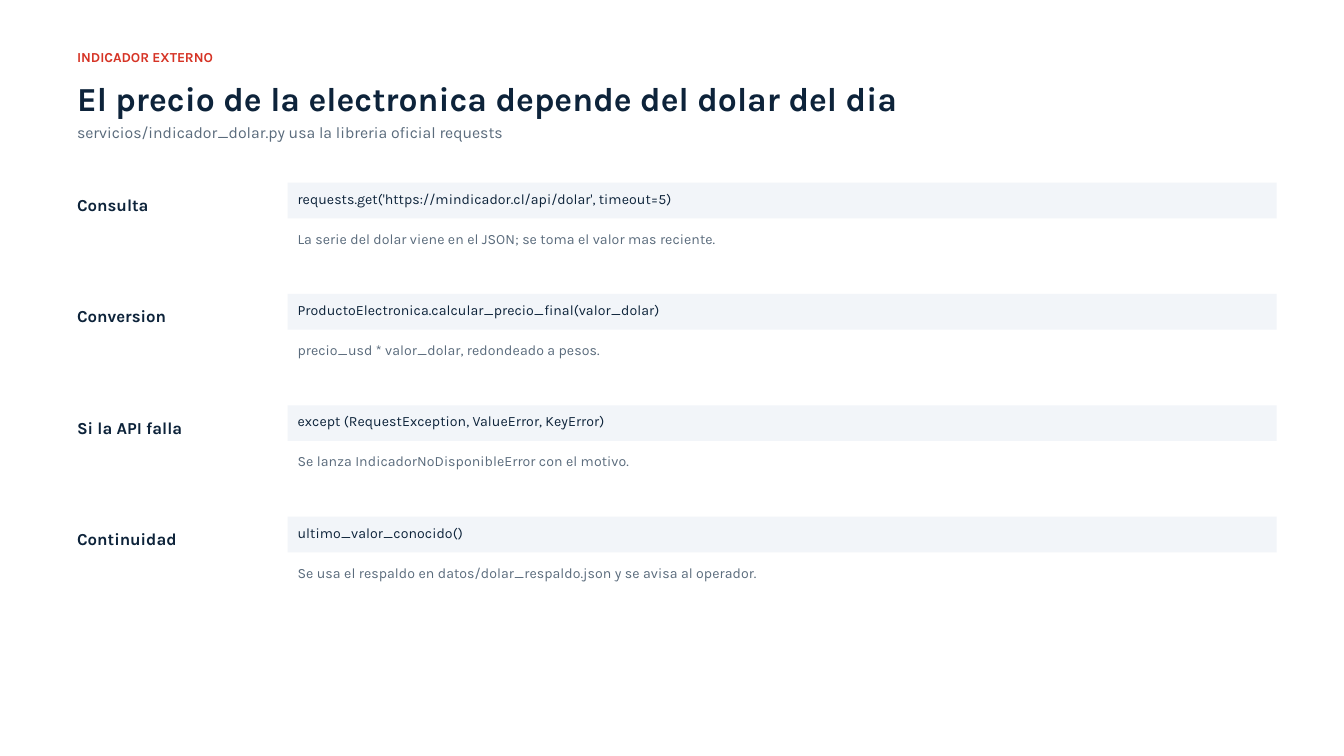
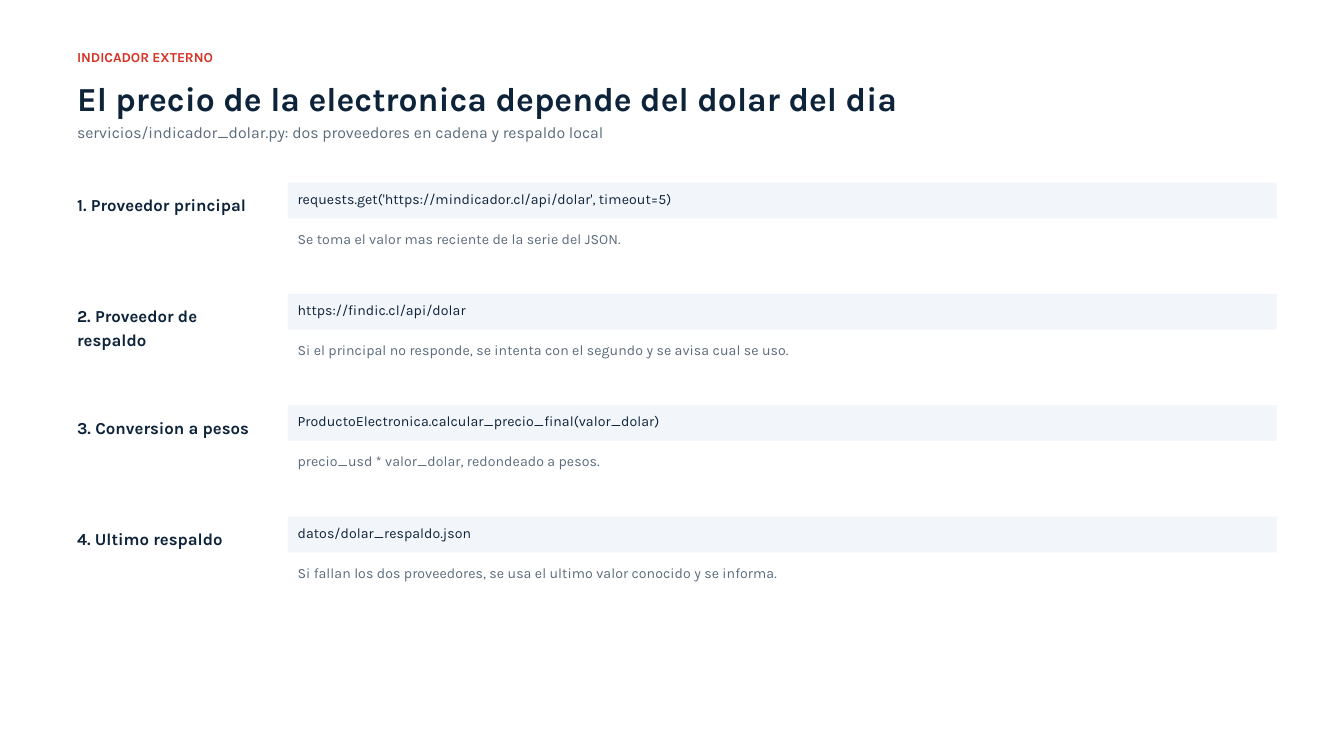
Before and after one commit to MiguelTroncoso/ecommerce, a slide deck: slide 9 of docs/ES3_114-2A-F2_presentacion.pptx. Drawn at 1344x756 pixels with LibreOffice and Linux fonts; fonts in the diff are those of the drawing. Boxes give left, top, right and bottom in pixels: in the first picture for what was removed or moved away, otherwise in the second. Text is boxed around its words. In the diff, an @@ line names an element or a change of style, - is before the commit and + after.

Commit message:
feat(indicador): cadena de proveedores con findic.cl como respaldo de mindicador.cl
- servicios/indicador_dolar.py: PROVEEDORES con mindicador.cl y findic.cl,
  intento en orden, aviso de cual se uso y respaldo local como ultima instancia
- tests: 2 pruebas nuevas de la cadena de respaldo (21 en total)
- README, sitio web, presentacion y guion de la defensa actualizados

```diff
--- a/docs/ES3_114-2A-F2_presentacion.pptx
+++ b/docs/ES3_114-2A-F2_presentacion.pptx
@@ text at (77, 126, 603, 142): text changed @@
-servicios/indicador_dolar.py usa la libreria oficial requests
+servicios/indicador_dolar.py: dos proveedores en cadena y respaldo local
@@ text at (77, 199, 246, 215): text changed @@
-Consulta
+1. Proveedor principal
@@ text at (298, 234, 621, 244): text changed @@
-La serie del dolar viene en el JSON; se toma el valor mas reciente.
+Se toma el valor mas reciente de la serie del JSON.
@@ rectangle added at (287, 294, 1276, 330), fill #F2F5F9, 10.1 pt, text #0D233A @@
+https://findic.cl/api/dolar
@@ text at (77, 310, 197, 350): text changed @@
-Conversion
+2. Proveedor de respaldo
@@ text added at (298, 345, 788, 359), 10.1 pt, text #5A6B7C @@
+Si el principal no responde, se intenta con el segundo y se avisa cual se uso.
@@ rectangle "ProductoElectronica.calcular_precio_final(valor_dolar)": place and size @@
-rectangle "ProductoElectronica.calcular_precio_final(valor_dolar)" at (287, 294, 1276, 330)
+rectangle "ProductoElectronica.calcular_precio_final(valor_dolar)" at (287, 405, 1276, 441)
@@ rectangle removed at (287, 405, 1276, 441) @@
-except (RequestException, ValueError, KeyError)
@@ text at (77, 422, 249, 438): text changed @@
-Si la API falla
+3. Conversion a pesos
@@ text "precio_usd * valor_dolar, redondeado a ...": place and size @@
-text "precio_usd * valor_dolar, redondeado a ..." at (298, 345, 600, 359)
+text "precio_usd * valor_dolar, redondeado a ..." at (298, 456, 600, 470)
@@ text removed at (298, 456, 629, 470) @@
-Se lanza IndicadorNoDisponibleError con el motivo.
@@ text at (77, 533, 222, 549): text changed @@
-Continuidad
+4. Ultimo respaldo
@@ text in rectangle at (298, 527, 472, 542): text changed @@
-ultimo_valor_conocido()
+datos/dolar_respaldo.json
@@ text at (298, 568, 776, 582): text changed @@
-Se usa el respaldo en datos/dolar_respaldo.json y se avisa al operador.
+Si fallan los dos proveedores, se usa el ultimo valor conocido y se informa.
```
Also in this commit, not shown: 8 other files.
